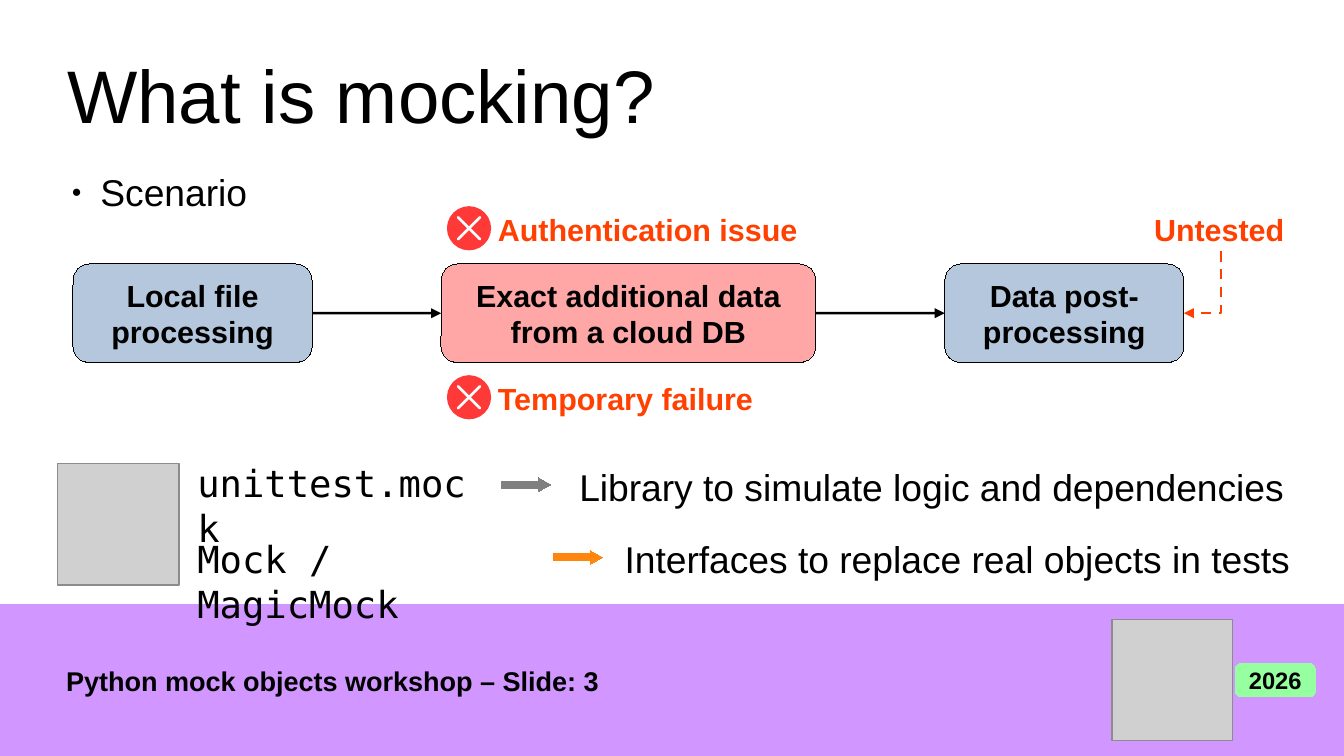
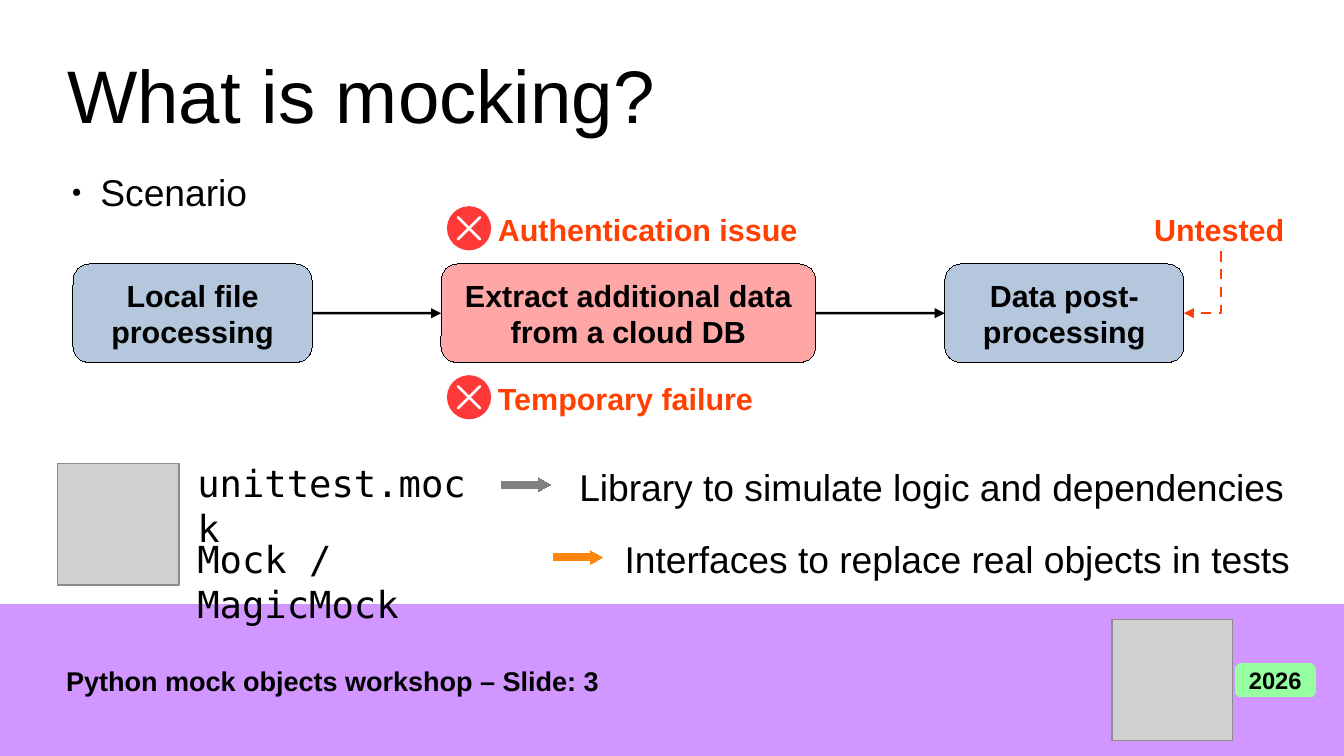
Before and after one commit to giusepperaffa/pycon-wroclaw-2026, a slide deck: slide 3 of Python_Mock_Objects_Workshop.odp. Drawn at 1344x756 pixels with LibreOffice and Linux fonts; fonts in the diff are those of the drawing; grey boxes stand for pictures. Boxes give left, top, right and bottom in pixels: in the first picture for what was removed or moved away, otherwise in the second. Text is boxed around its words. In the diff, an @@ line names an element or a change of style, - is before the commit and + after.

Commit message:
Correct typo in presentation

```diff
--- a/Python_Mock_Objects_Workshop.odp
+++ b/Python_Mock_Objects_Workshop.odp
@@ text in rounded rectangle at bbox=[465, 285, 792, 344]: text changed @@
-Exact additional data from a cloud DB
+Extract additional data from a cloud DB
```
Also in this commit, not shown: 1 other file.
